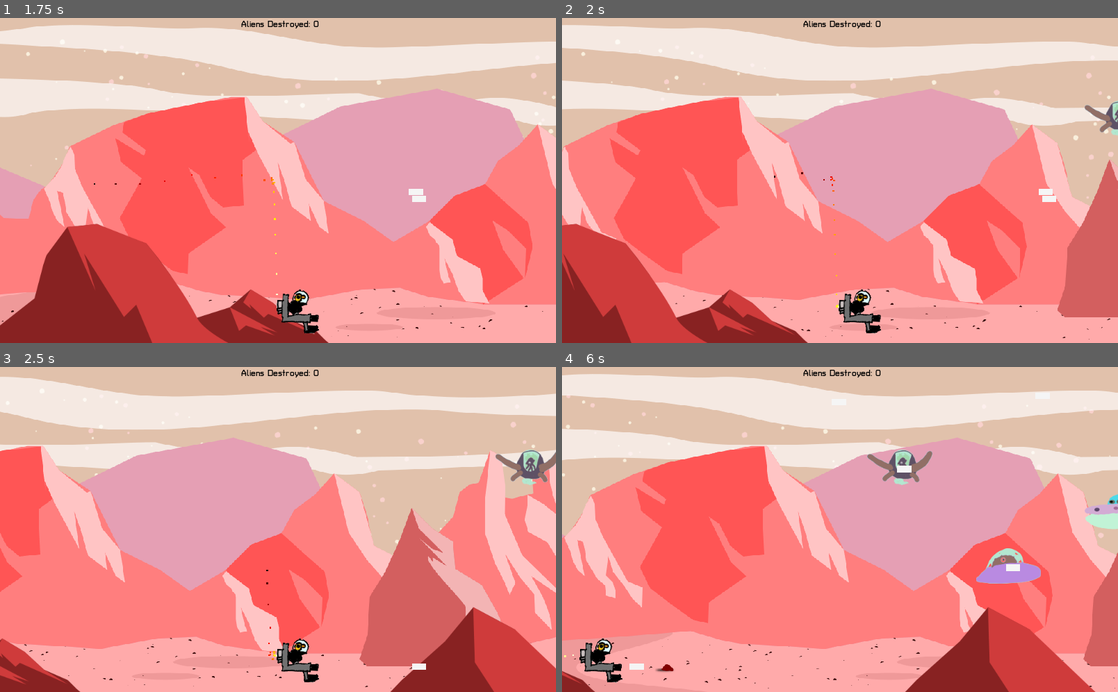
Above: before the commit, frames 1-4 (two rows, left to right).
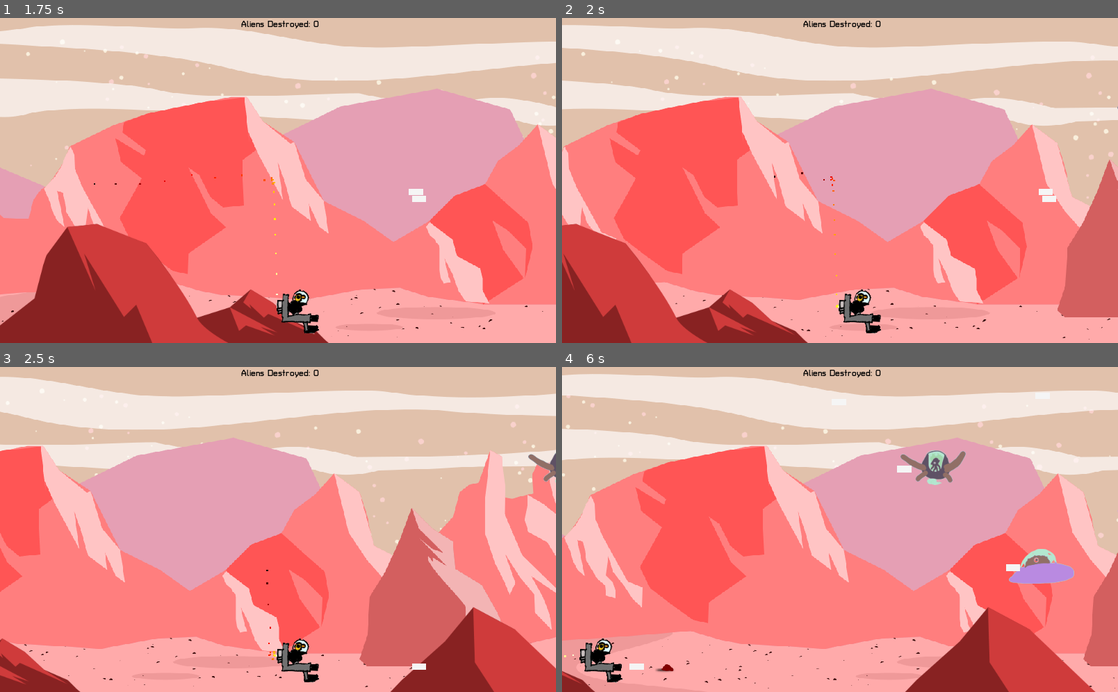
Above: after the commit, the same moments.

Repository: the-g-force/FamJam-January2021
Game: Godot game, scene res://src/Level.tscn
Two runs of this game, one before a commit and one after it. Both use one fixed random seed, a clock stepped at 60 frames per second and the inputs below.
Inputs:
- Up to frame 1 (1.75 s): tap Enter at 0.5 s; hold D (move_right) 0.53-1.28 s; tap Space (fire) at 0.6, 1.35 s; hold S (move_down) from 1.28 s (still down)
- Up to frame 2 (2 s): keep holding S (move_down)
- Up to frame 3 (2.5 s): release S (move_down) at 2.03 s; hold D (move_right) from 2.03 s (still down); tap Space (fire) at 2.1 s
- Up to frame 4 (6 s): release D (move_right) at 2.78 s; hold W (move_up) 2.78-3.53 s; tap Space (fire) every 0.75 s from 2.85 to 5.85 s; hold A (move_left) 3.53-5.03 s; hold S (move_down) 5.03-5.78 s; hold D (move_right) from 5.78 s (still down)

Frame 1 is identical in both runs. In frame 2, 0.3% of the frame differs, in the area x 94-100%, y 25-37%; in frame 3, 0.6%; in frame 4, 2.6%, in the area x 54-100%, y 25-67%.

Commit message:
Move alien origin to allow easy spawning offscreen

Diff:
--- a/project/src/Alien.tscn
+++ b/project/src/Alien.tscn
@@ -57,15 +57,20 @@
 script = ExtResource( 1 )
 
 [node name="CollisionShape2D" type="CollisionShape2D" parent="."]
+position = Vector2( 60.8799, 0.943893 )
 rotation = 1.5708
 shape = SubResource( 1 )
 
 [node name="Timer" type="Timer" parent="."]
 
 [node name="VisibilityNotifier2D" type="VisibilityNotifier2D" parent="."]
+position = Vector2( 61.1159, 3.06761 )
+scale = Vector2( 3.85522, 2.76977 )
 
 [node name="Sprite" type="AnimatedSprite" parent="."]
+position = Vector2( 0.943878, -32.0917 )
 frames = SubResource( 2 )
 animation = "3"
+centered = false
 [connection signal="timeout" from="Timer" to="." method="_on_Timer_timeout"]
 [connection signal="screen_exited" from="VisibilityNotifier2D" to="." method="_on_VisibilityNotifier2D_screen_exited"]
